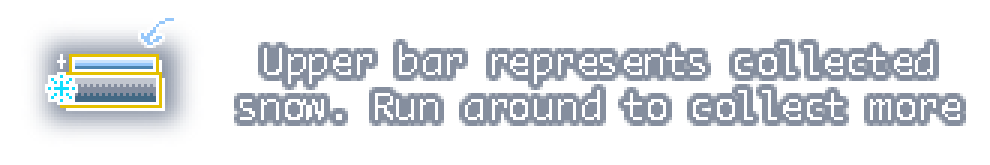
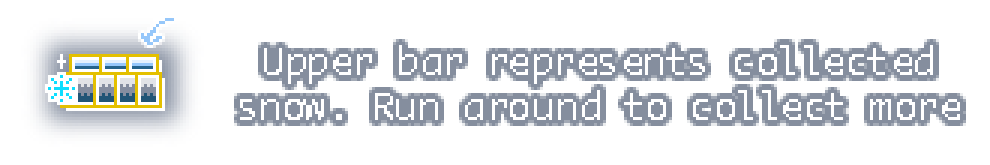
Comparing the layer stacks of the two 990 × 165 images. Changes:
added layer "Layer 5" above "Layer 3" over [75, 57, 156, 105]
